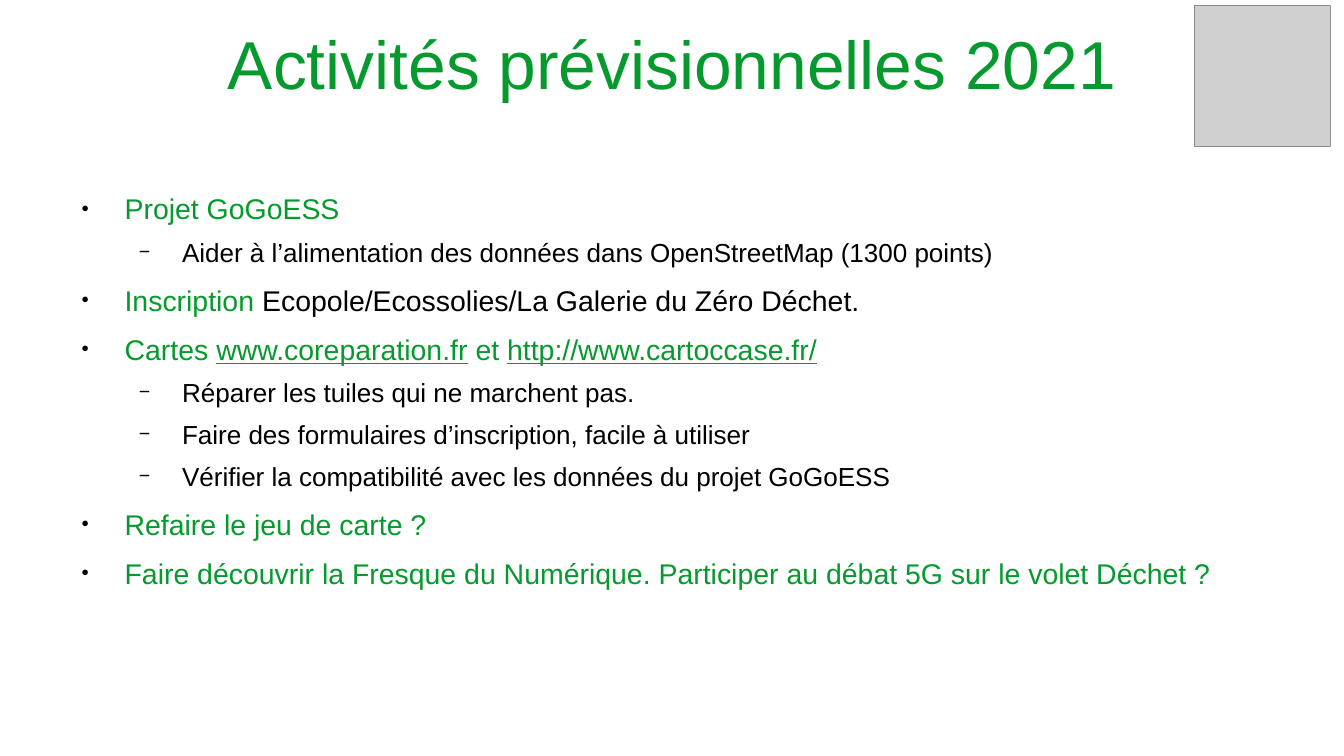
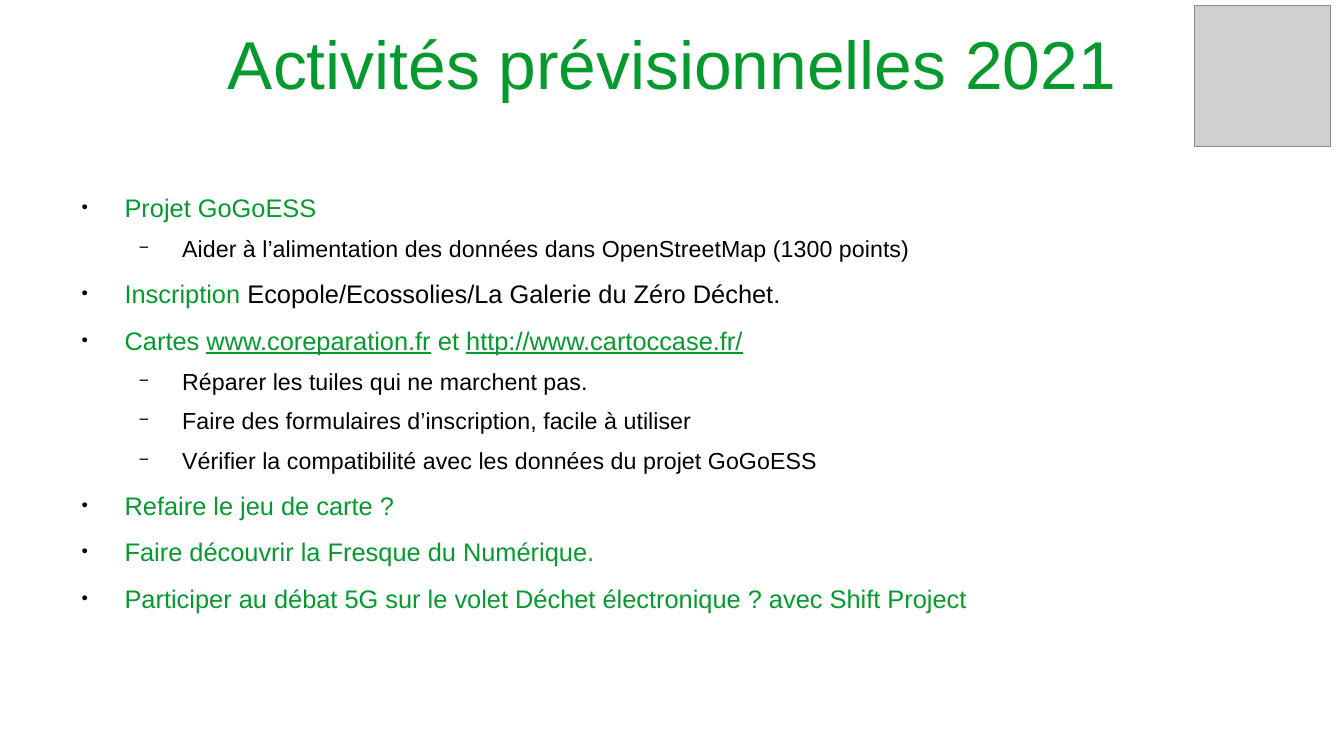
Before and after one commit to vivreanantes/VivreANantes_Complements, a slide deck: slide 15 of association/ag/MieuxTrierANantes_AGOrdinaire_2021.odp (slide 14 before the commit). Drawn at 1344x756 pixels with LibreOffice and Linux fonts; fonts in the diff are those of the drawing; grey boxes stand for pictures. Boxes give left, top, right and bottom in pixels: in the first picture for what was removed or moved away, otherwise in the second. Text is boxed around its words. In the diff, an @@ line names an element or a change of style, - is before the commit and + after.

```diff
--- a/association/ag/MieuxTrierANantes_AGOrdinaire_2021.odp
+++ b/association/ag/MieuxTrierANantes_AGOrdinaire_2021.odp
@@ text at [125,198,909,520]: size 16.8 to 15 pt in "Projet GoGoESS", "Inscription Ecopole/Ecossolies/La Galerie du Zéro Déchet.", "Cartes www.coreparation.fr et http://www.cartoccase.fr/", "Refaire le jeu de carte ?"; size 15.4 to 13.8 pt in "Aider à l’alimentation des données dans OpenStreetMap ...", "Réparer les tuiles qui ne marchent pas.", "Faire des formulaires d’inscription, facile à utiliser", "Vérifier la compatibilité avec les données du ..." @@
@@ text at [125,542,966,613]: text changed; size 16.8 to 15 pt @@
-● Faire découvrir la Fresque du Numérique. Participer au débat 5G sur le volet Déchet ?
+● Faire découvrir la Fresque du Numérique.
+● Participer au débat 5G sur le volet Déchet électronique ? avec Shift Project
```
Also in this commit, not shown: 5 other slides changed, 4 slides added, 1 slide removed.
